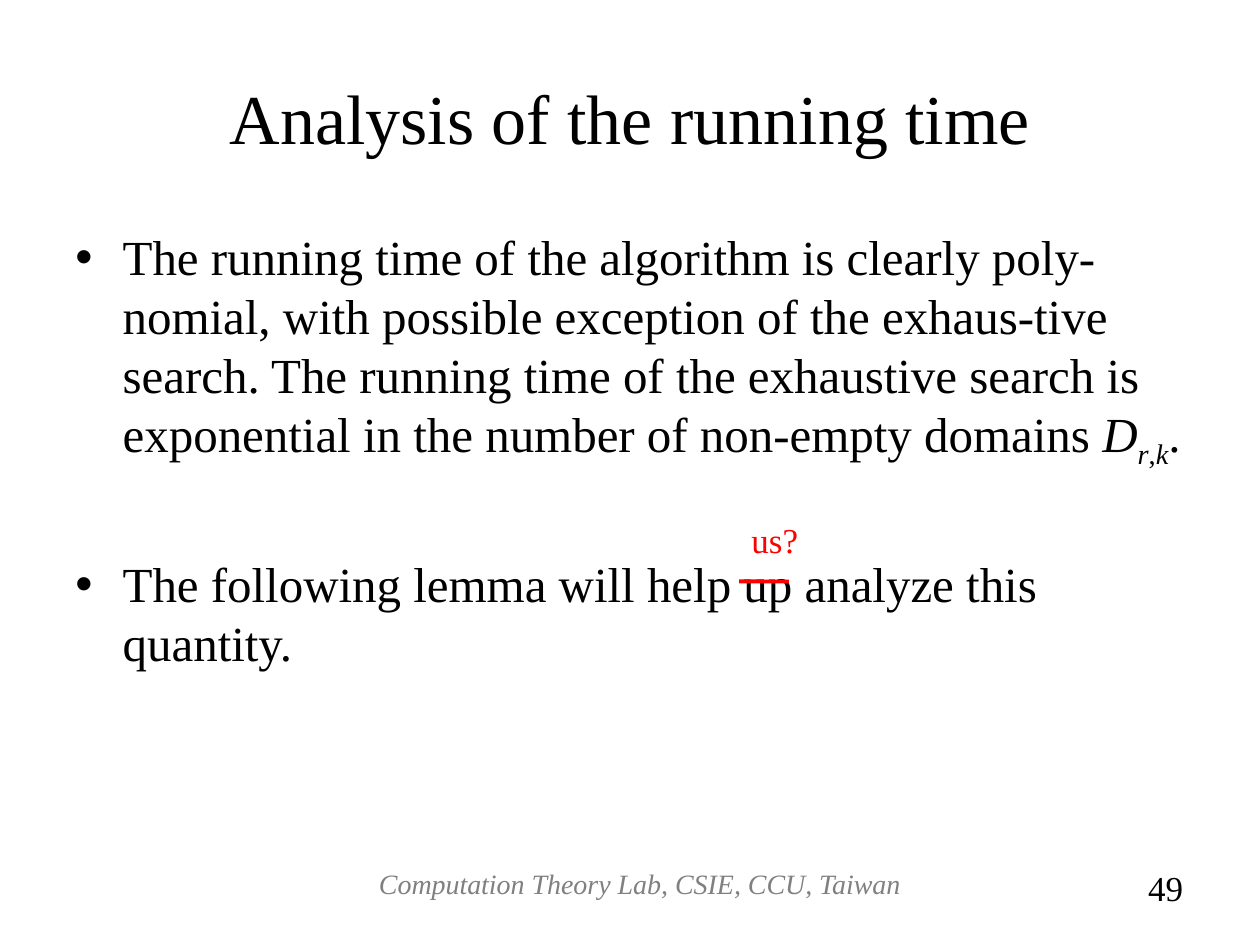
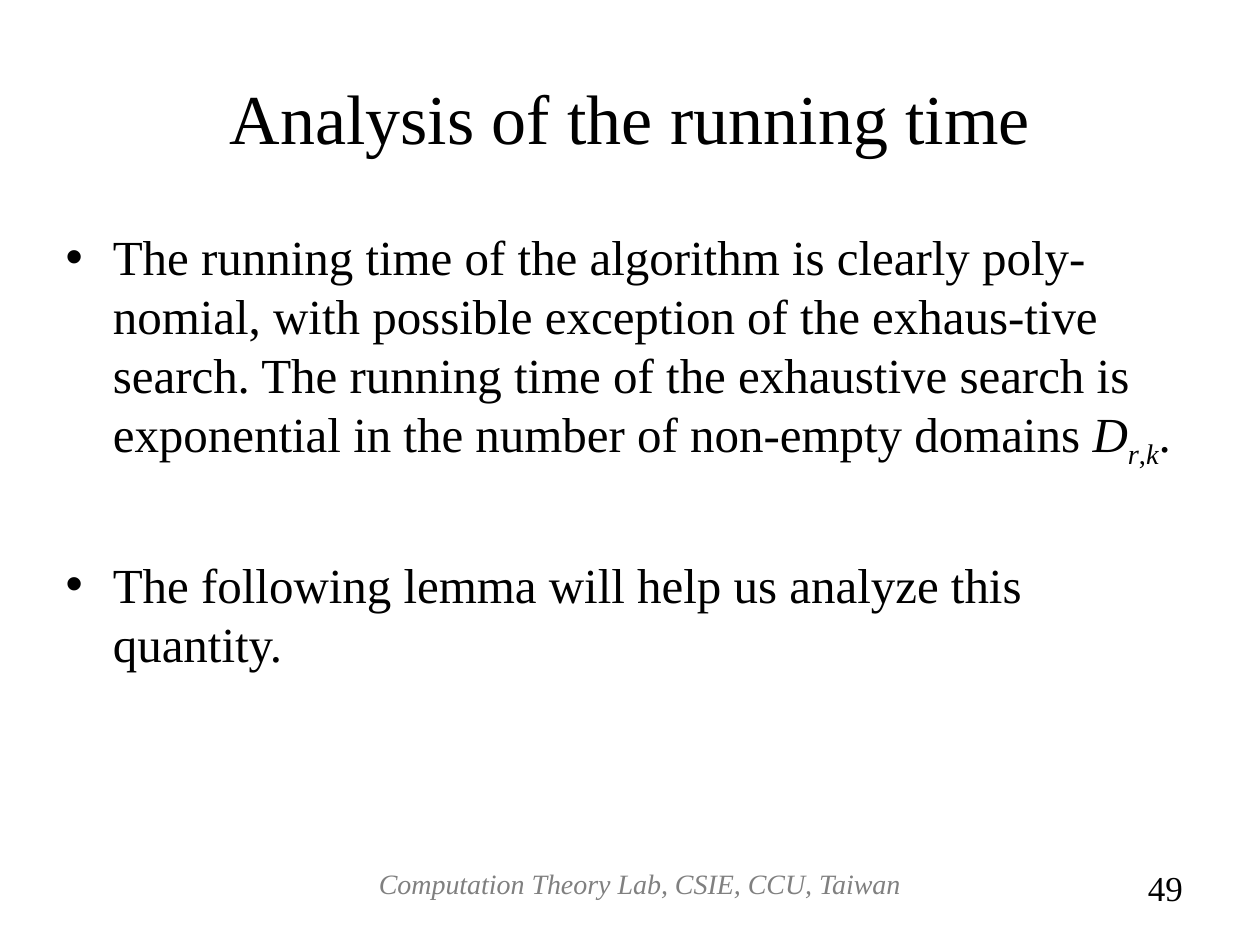
Before and after one commit to josephcclin/josephcclin.github.io, a slide deck: slide 49 of paper/A_Randomized_Approximation_Scheme_for_Metric_MAX-CUT.ppt. Drawn at 1260x945 pixels with LibreOffice and Linux fonts; fonts in the diff are those of the drawing. Boxes give left, top, right and bottom in pixels: in the first picture for what was removed or moved away, otherwise in the second. Text is boxed around its words. In the diff, an @@ line names an element or a change of style, - is before the commit and + after.

```diff
--- a/paper/A_Randomized_Approximation_Scheme_for_Metric_MAX-CUT.ppt
+++ b/paper/A_Randomized_Approximation_Scheme_for_Metric_MAX-CUT.ppt
@@ text "The running time of the ...": place and size @@
-text "The running time of the ..." at [123, 240, 1169, 671]
+text "The running time of the ..." at [113, 240, 1159, 672]
@@ text removed at [751, 529, 798, 554] @@
-us?
@@ text at [113, 568, 1022, 672]: text changed @@
-• The following lemma will help up analyze this quantity.
+• The following lemma will help us analyze this quantity.
@@ line removed from (740, 581) to (789, 581) @@
```
Also in this commit, not shown: 23 other slides changed, 1 slide added, 1 slide removed, 2 other files.
